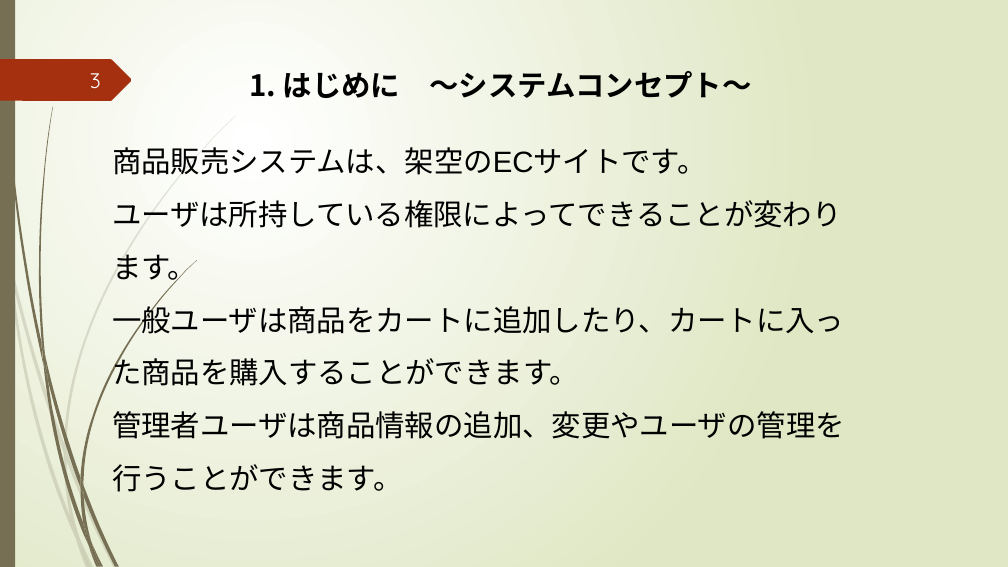
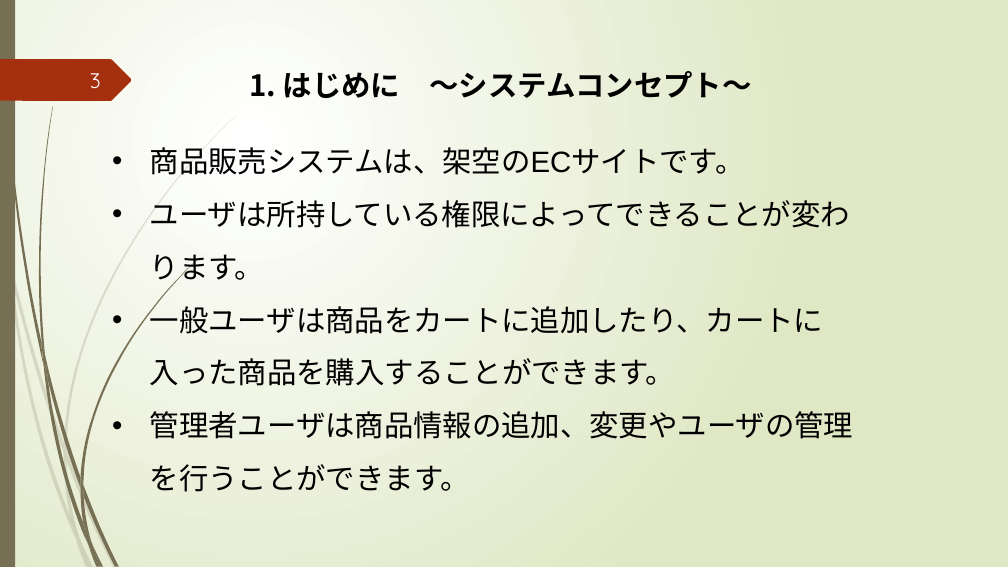
Before and after one commit to k-kuru/team_develop, a slide deck: slide 3 of 05_チーム開発演習_発表会資料/05_チーム開発演習_発表会資料_チーム3.pptx. Drawn at 1008x567 pixels with LibreOffice and Linux fonts; fonts in the diff are those of the drawing. Boxes give left, top, right and bottom in pixels: in the first picture for what was removed or moved away, otherwise in the second. Text is boxed around its words. In the diff, an @@ line names an element or a change of style, - is before the commit and + after.

```diff
--- a/05_チーム開発演習_発表会資料/05_チーム開発演習_発表会資料_チーム3.pptx
+++ b/05_チーム開発演習_発表会資料/05_チーム開発演習_発表会資料_チーム3.pptx
@@ text at (150, 147, 853, 492): text changed @@
-商品販売システムは、架空のECサイトです。
-ユーザは所持している権限によってできることが変わります。
-一般ユーザは商品をカートに追加したり、カートに入った商品を購入することができます。
-管理者ユーザは商品情報の追加、変更やユーザの管理を行うことができます。
+• 商品販売システムは、架空のECサイトです。
+• ユーザは所持している権限によってできることが変わります。
+• 一般ユーザは商品をカートに追加したり、カートに入った商品を購入することができます。
+• 管理者ユーザは商品情報の追加、変更やユーザの管理を行うことができます。
```
Also in this commit, not shown: 9 other slides changed.
